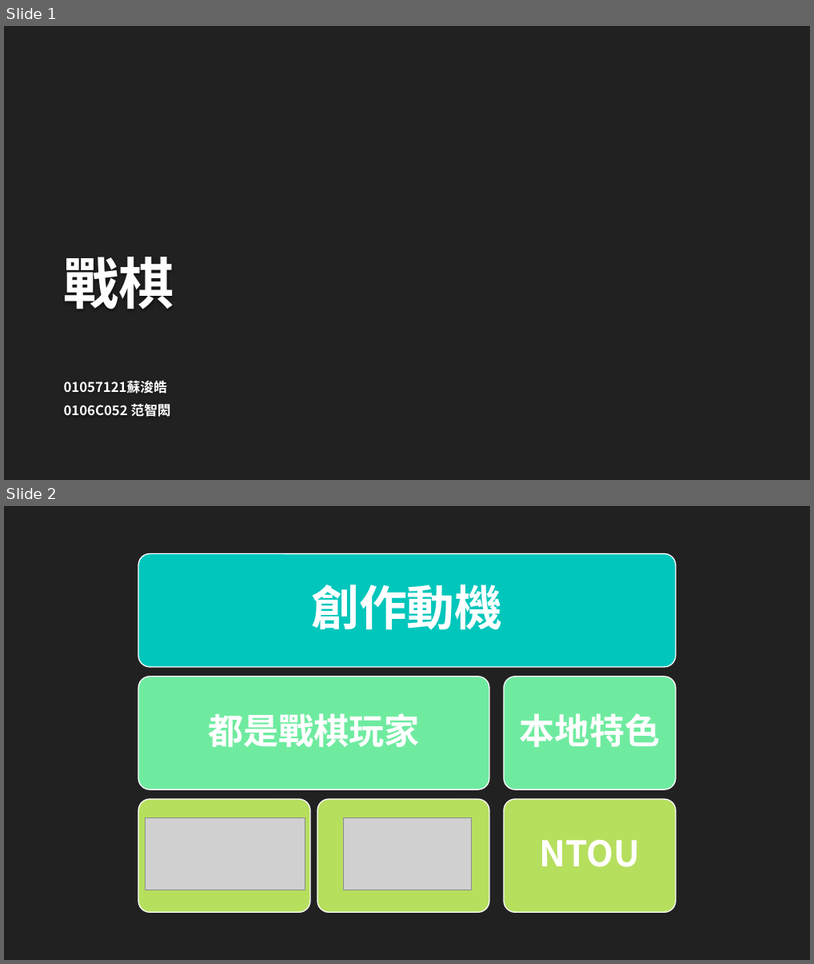
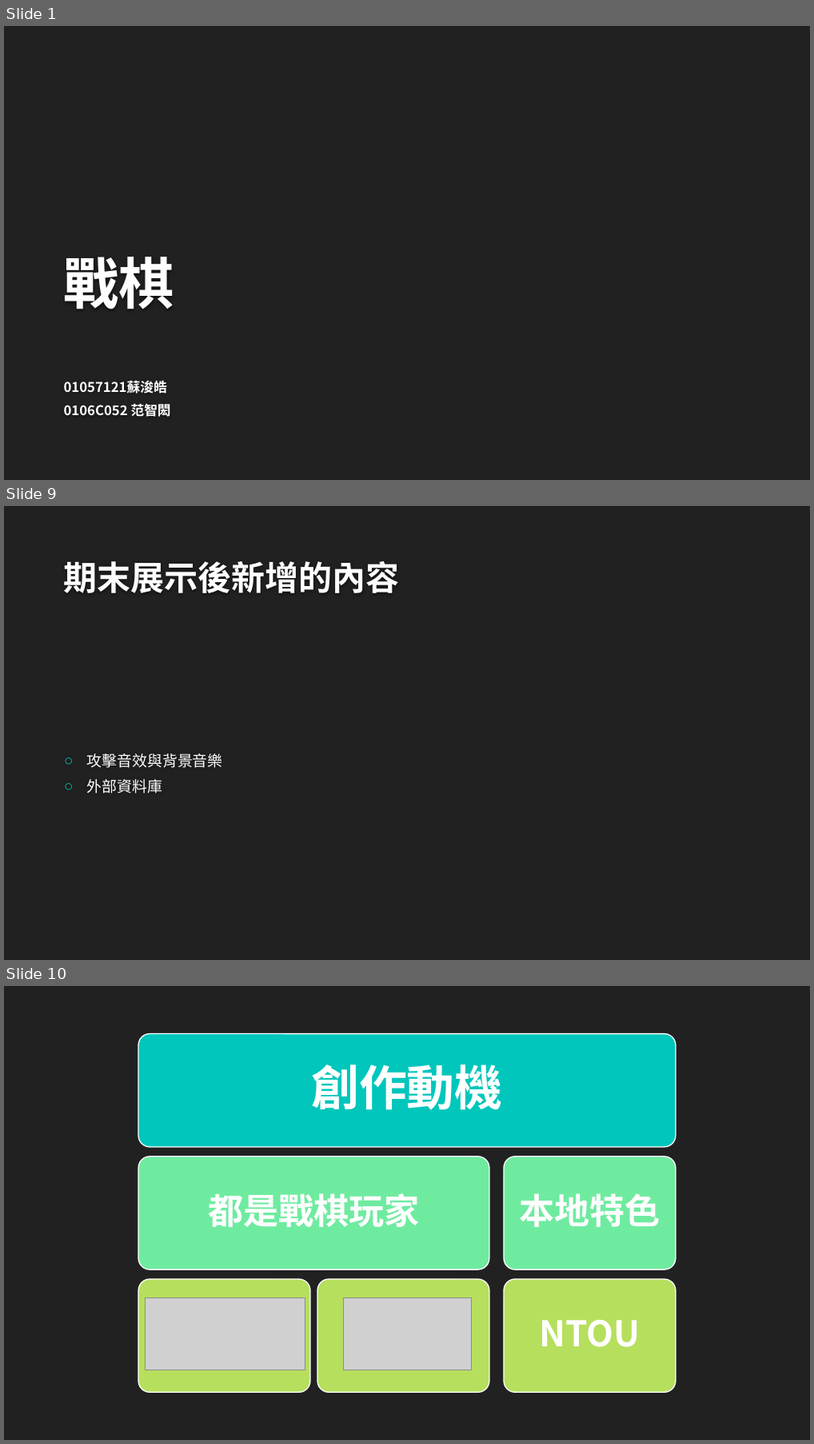
Before and after one commit to R1Vix/tRPG, a slide deck: 說明.pptx. Shown one above the other, each under a label of ours: slides 1 and 2 before the commit, slides 1, 9 and 10 after it; the slides between them are not shown. The pictures are 814x964 and 814x1444 pixels, drawn with LibreOffice and Linux fonts; fonts in the diff are those of the drawing; grey boxes stand for pictures; background and template pictures are left out. Boxes give left, top, right and bottom in pixels: in the first picture for what was removed or moved away, otherwise in the second. Text is boxed around its words. In the diff, an @@ line names an element or a change of style, - is before the commit and + after.

```diff
--- a/說明.pptx
+++ b/說明.pptx
@@ slide 9 added at <box>4,506,810,960</box>, background #212121 @@
@@ title added at <box>64,561,400,593</box>, 40 pt, text #FEFEFE, bold @@
+期末展示後新增的內容
@@ text added at <box>87,753,223,793</box>, 18 pt, text #FFFFFF @@
+○ 攻擊音效與背景音樂
+○ 外部資料庫
@@ what was slide 2 is now slide 10 @@
```
Also in this commit, not shown: 1 slide changed, 7 other slides added, 1 slide removed.
